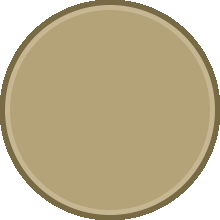
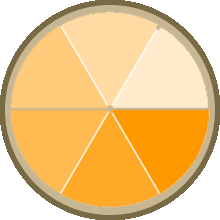
Revision of a layered 220 x 220 image; what changed, layer by layer:
renamed "Ellipse 3" to "Layer 1", painted on it over [10, 10, 210, 211]
